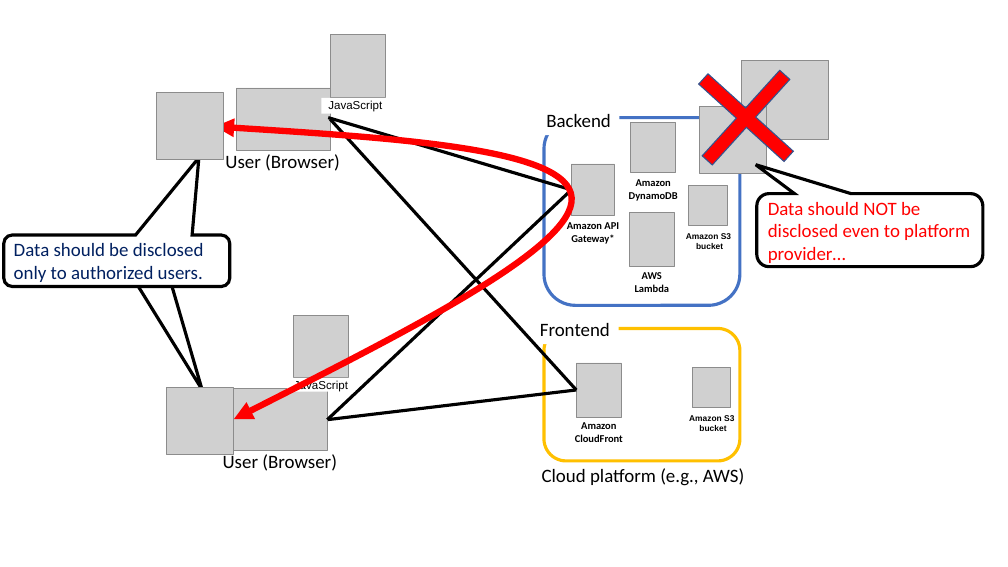
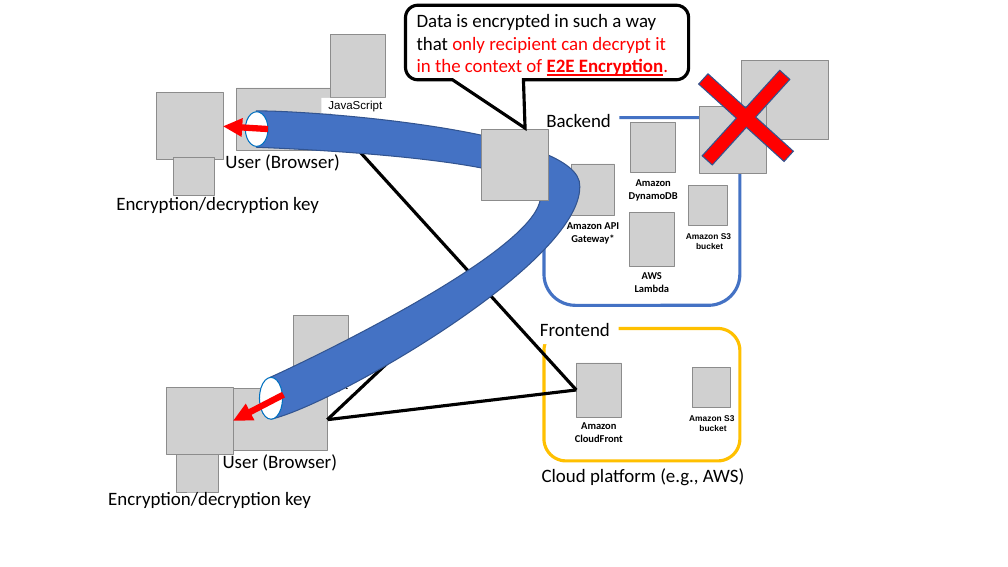
Before and after one commit to junkurihara/class-e2e_security_js, a slide deck: slide 6 of slides/Figs/images.pptx. Drawn at 1008x567 pixels with LibreOffice and Linux fonts; fonts in the diff are those of the drawing; grey boxes stand for pictures. Boxes give left, top, right and bottom in pixels: in the first picture for what was removed or moved away, otherwise in the second. Text is boxed around its words. In the diff, an @@ line names an element or a change of style, - is before the commit and + after.

```diff
--- a/slides/Figs/images.pptx
+++ b/slides/Figs/images.pptx
@@ rounded speech box added at [405,5,689,80], outline #000000 3 pt, 18 pt, text #FF0000 @@
+Data is encrypted in such a way that only recipient can decrypt it in the context of E2E Encryption.
@@ ellipse added at [246,112,268,147], fill #FFFFFF, outline #0070C0 1 pt @@
@@ freeform shape: place and size @@
-freeform shape at [216,126,572,419]
+freeform shape at [256,111,580,420]
@@ freeform shape at [256,111,580,420]: fill none to #4472C4; outline #FF0000 6 pt to #325491 1 pt @@
@@ arrow added from (268, 129) to (223, 126), #FF0000 6 pt @@
@@ picture added at [481,129,548,201] @@
@@ picture added at [173,157,215,195] @@
@@ text added at [116,195,319,213], 18 pt, text #000000 @@
+Encryption/decryption key
@@ rounded speech box removed at [757,194,983,267] @@
-Data should NOT be disclosed even to platform provider…
@@ rounded speech box removed at [4,235,230,287] @@
-Data should be disclosed only to authorized users.
@@ rounded speech box removed at [44,255,194,275] @@
@@ ellipse added at [259,377,283,419], fill #FFFFFF, outline #0070C0 1 pt @@
@@ text "JavaScript" rewrapped from [287,378,355,392] to [294,386,348,392] @@
@@ arrow added from (284, 395) to (234, 420), #FF0000 6 pt @@
@@ picture added at [176,454,218,492] @@
@@ text added at [108,489,311,508], 18 pt, text #000000 @@
+Encryption/decryption key
```
Also in this commit, not shown: 2 slides added, 3 other files.
